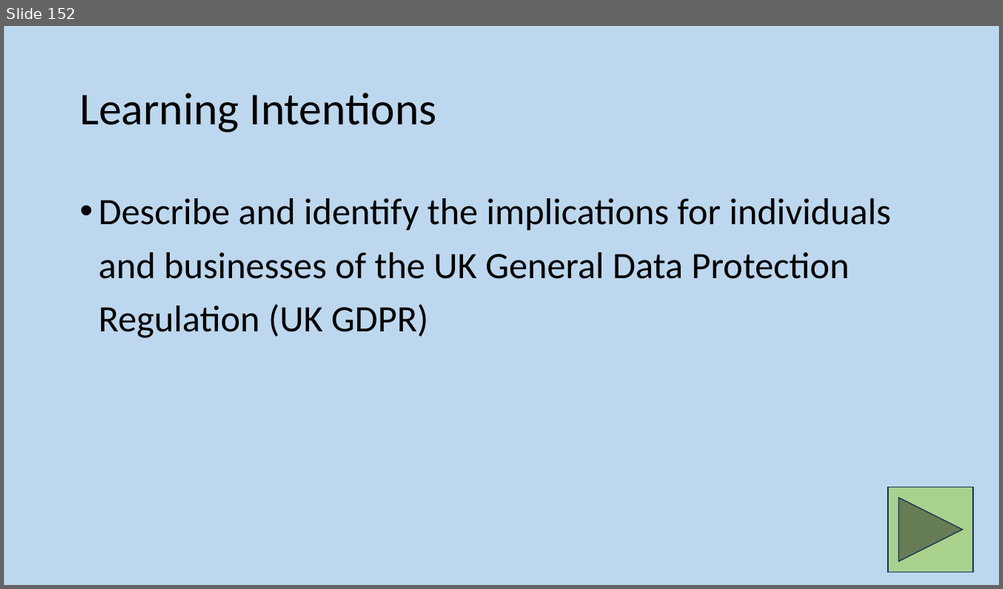
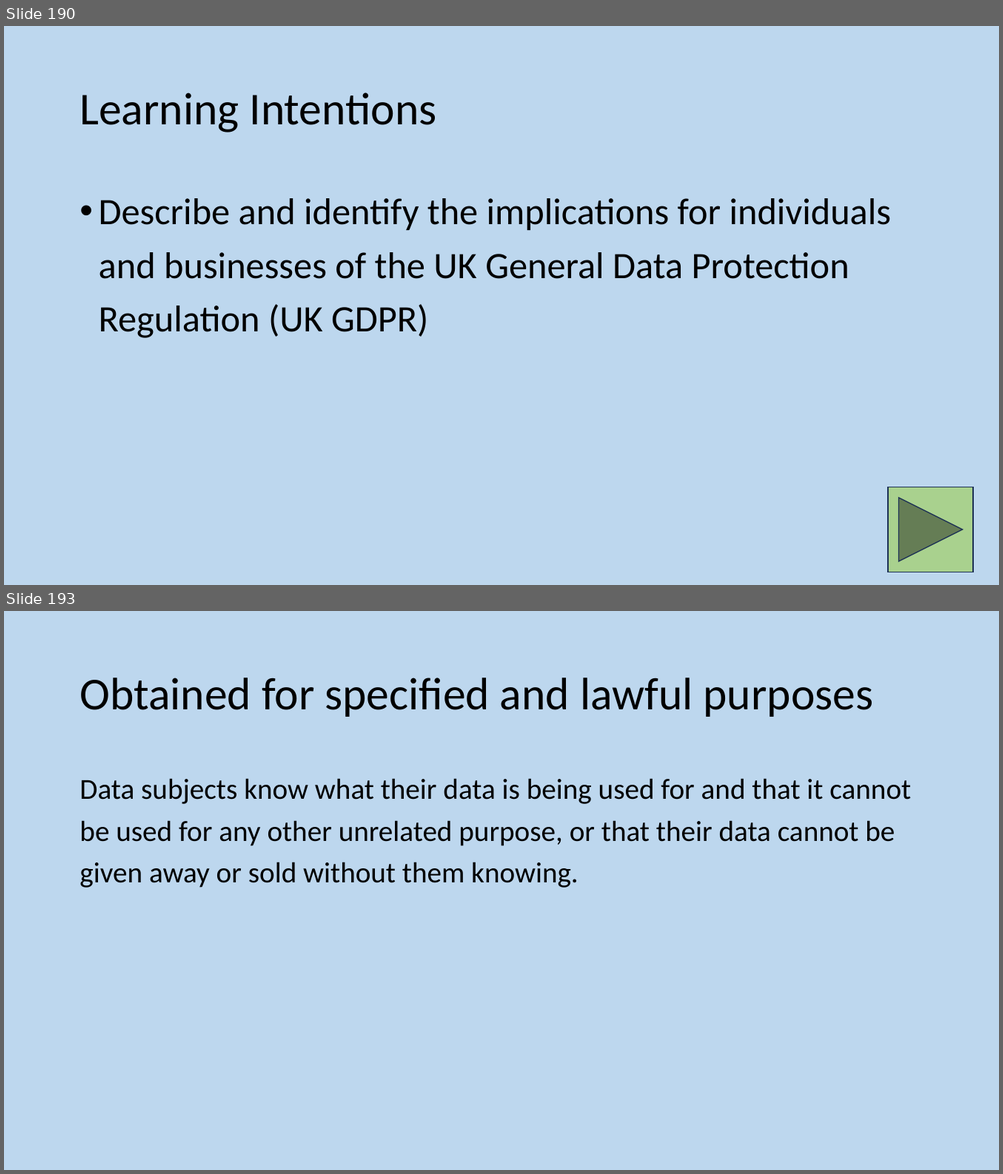
Before and after one commit to MrFriendCS/MrFriendCS.github.io, a slide deck: n5/ddd/N5 CS DDD Slides.pptx. Shown one above the other, each under a label of ours: slide 152 before the commit, slides 190 and 193 after it; the slides between them are not shown. The pictures are 1003x589 and 1003x1174 pixels, drawn with LibreOffice and Linux fonts; fonts in the diff are those of the drawing. Boxes give left, top, right and bottom in pixels: in the first picture for what was removed or moved away, otherwise in the second. Text is boxed around its words. In the diff, an @@ line names an element or a change of style, - is before the commit and + after.

```diff
--- a/n5/ddd/N5 CS DDD Slides.pptx
+++ b/n5/ddd/N5 CS DDD Slides.pptx
@@ slide 193 added at (4, 611, 999, 1170), background #BDD7EE @@
@@ title added at (79, 678, 874, 717), 44 pt, text #000000 @@
+Obtained for specified and lawful purposes
@@ text added at (79, 778, 910, 888), 28 pt, text #000000 @@
+Data subjects know what their data is being used for and that it cannot be used for any other unrelated purpose, or that their data cannot be given away or sold without them knowing.
@@ what was slide 152 is now slide 190 @@
```
Also in this commit, not shown: 7 slides changed, 7 other slides added, 3 other files.
